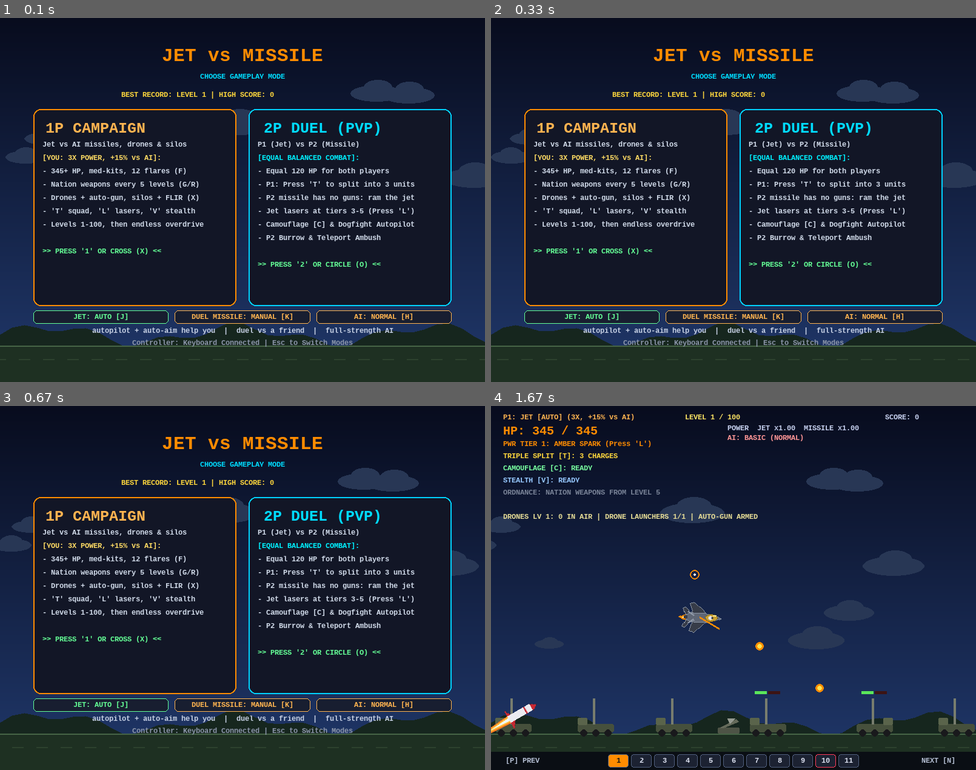
Above: before the commit, frames 1-4 (two rows, left to right).
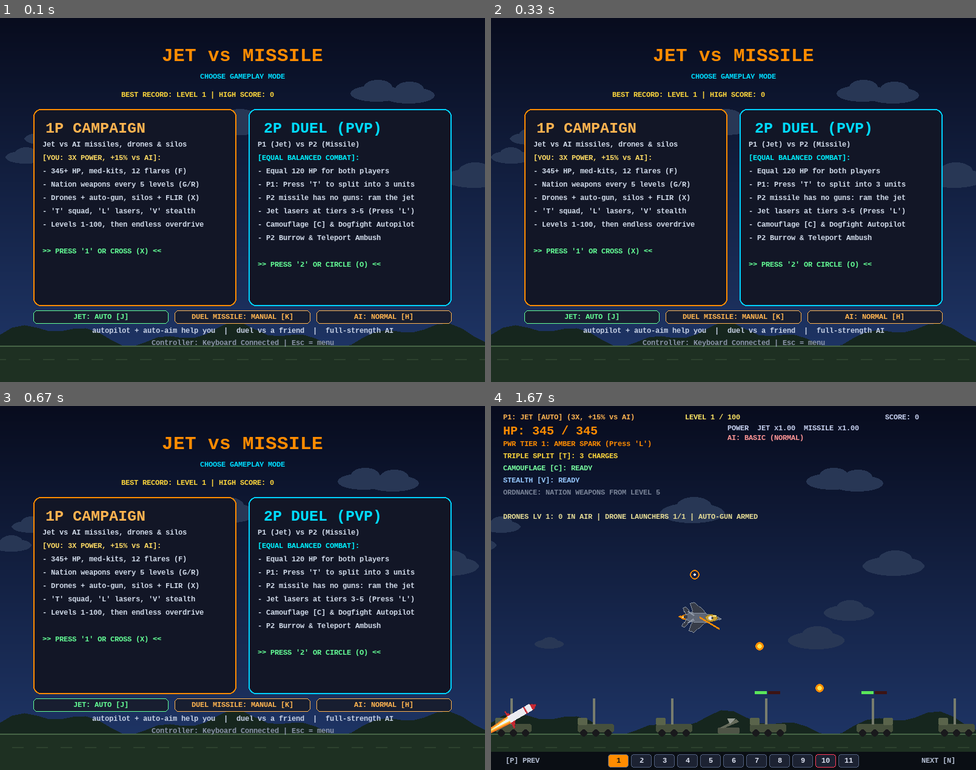
Above: after the commit, the same moments.

Repository: saiqulmodi/Jet-vs-Missile
Game: pygame game, started from main.py
Same seed, same stepped clock (60 frames per second), same inputs: the game is played once before the commit and once after it.
Inputs (mouse positions are in pixels of both pictures, inside the frame that each line leads up to):
- Up to frame 1 (0.1 s): no input
- Up to frame 2 (0.33 s): no input
- Up to frame 3 (0.67 s): hold Esc from 0.33 s (still down)
- Up to frame 4 (1.67 s): release Esc at 0.8 s; click (694, 573) at 0.88 s; hold F11 1.17-1.63 s; hold D 1.17-1.63 s

The runs differ from the first frame. In frame 1, 0.4% of the frame differs, in the area x 27-73%, y 88-91%; in frame 2, 0.4%; in frame 3, 0.4%; in frame 4, nothing differs.

Commit message:
Full screen: desktop starts full screen (F11 toggles), phones go full screen on first tap
- Desktop: SCALED | FULLSCREEN at start (4:3 picture scaled to the monitor, mouse mapped);
  F11 switches full screen / window; Esc on the start screen returns to a window.
- Browser: the first finger tap requests full screen and landscape (docs/index.html).

Co-Authored-By: Claude Opus 5.5 <noreply@anthropic.com>
Claude-Session: https://claude.ai/code/session_015XcZP5REXq61MGxiCbJXdq

Diff:
--- a/main.py
+++ b/main.py
@@ -19,6 +19,14 @@
 GAME_W, GAME_H = 800, 600
 _last_fit = None
 _portrait = False   # phone held upright (taller than wide)
+
+
+def desktop_fullscreen_allowed() -> bool:
+    """Full screen only for the real desktop game: not in the browser, not with the test/dummy video driver,
+    and not when JVM_WINDOWED=1 is set."""
+    import os
+    return (sys.platform != "emscripten" and os.environ.get("SDL_VIDEODRIVER", "") != "dummy"
+            and os.environ.get("JVM_WINDOWED") != "1")
 
 
 def detect_mobile():
@@ -1049,7 +1057,22 @@
 async def main():
     global joysticks
     SCREEN_WIDTH, SCREEN_HEIGHT = 800, 600
-    screen = pygame.display.set_mode((SCREEN_WIDTH, SCREEN_HEIGHT))
+    # FULL SCREEN (user, 2026-10-03): on a computer the game starts full screen, scaled up to the monitor
+    # (SCALED keeps the 4:3 picture and maps the mouse); F11 switches full screen <-> window, Esc on the start
+    # screen goes back to a window. In the browser the page itself handles full screen (index.html).
+    desktop_fs = desktop_fullscreen_allowed()
+    screen = pygame.display.set_mode((SCREEN_WIDTH, SCREEN_HEIGHT),
+                                     (pygame.SCALED | pygame.FULLSCREEN) if desktop_fs else 0)
+    fullscreen = {"on": desktop_fs}
+
+    def set_fullscreen(on):
+        if not desktop_fs or fullscreen["on"] == on:
+            return
+        try:
+            pygame.display.toggle_fullscreen()
+            fullscreen["on"] = on
+        except pygame.error:
+            pass
     dark_overlay = pygame.Surface((SCREEN_WIDTH, SCREEN_HEIGHT), pygame.SRCALPHA)
     pygame.display.set_caption("Jet vs Missile")
     clock = pygame.time.Clock()
@@ -2319,7 +2342,11 @@
                         jump_to_level(lvl)
                         break
 
+            if event.type == pygame.KEYDOWN and event.key == pygame.K_F11:
+                set_fullscreen(not fullscreen["on"])
             if event.type == pygame.KEYDOWN and event.key == pygame.K_ESCAPE:
+                if game_state == "MODE_SELECT":
+                    set_fullscreen(False)          # Esc on the start screen: back to a window (to close it)
                 game_state = "MODE_SELECT"
                 saved_data.update(load_save_data())
 
@@ -2444,7 +2471,8 @@
             screen.blit(t, t.get_rect(center=(SCREEN_WIDTH // 2, 516)))
 
             pad_msg = "Game Controller Connected" if ps_pad_p1 else ("Touch Screen" if touch["on"] else "Keyboard Connected")
-            t = font.render(f"Controller: {pad_msg} | Esc to Switch Modes", True, (140, 150, 170))
+            fs_tip = " | F11 = full screen / window" if desktop_fs else ""
+            t = font.render(f"Controller: {pad_msg} | Esc = menu{fs_tip}", True, (140, 150, 170))
             screen.blit(t, t.get_rect(center=(SCREEN_WIDTH // 2, 536)))
             if touch["on"]:
                 tap_hint = big_font.render("TAP A CARD TO PLAY", True, (100, 255, 150))
Not shown, changed: CLAUDE.md
Not shown, changed: docs/index.html
Not shown, changed: docs/jet_vs_missile.apk
Not shown, changed: docs/jet_vs_missile.tar.gz
